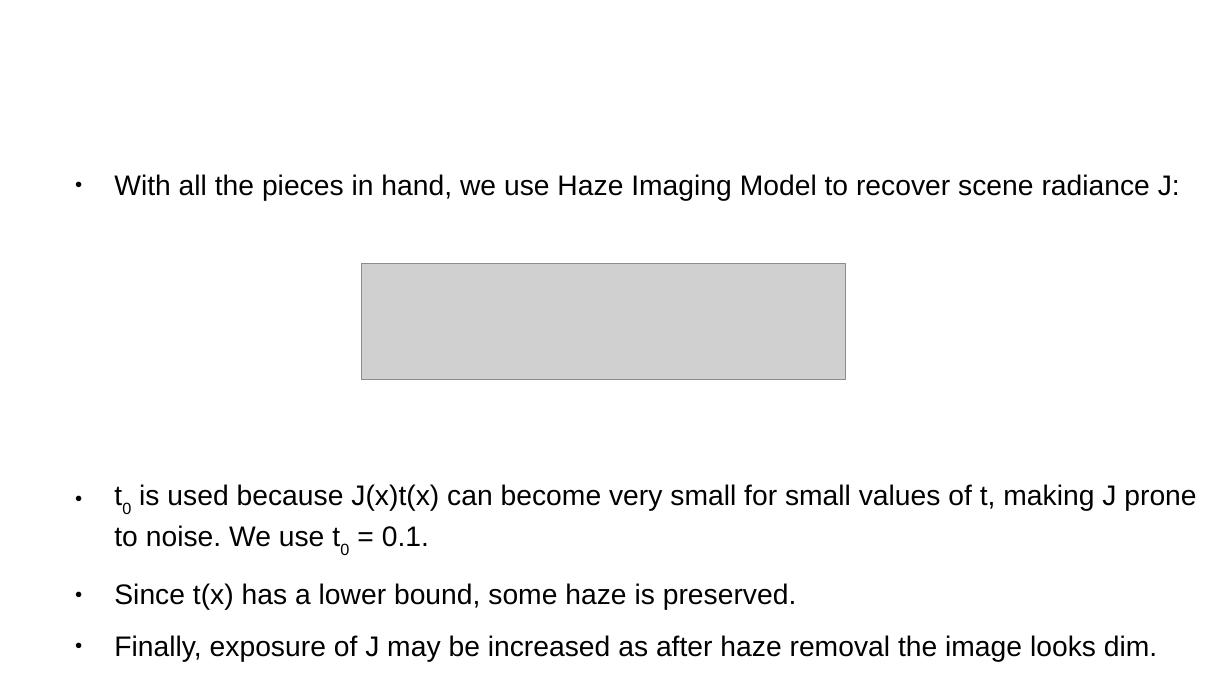
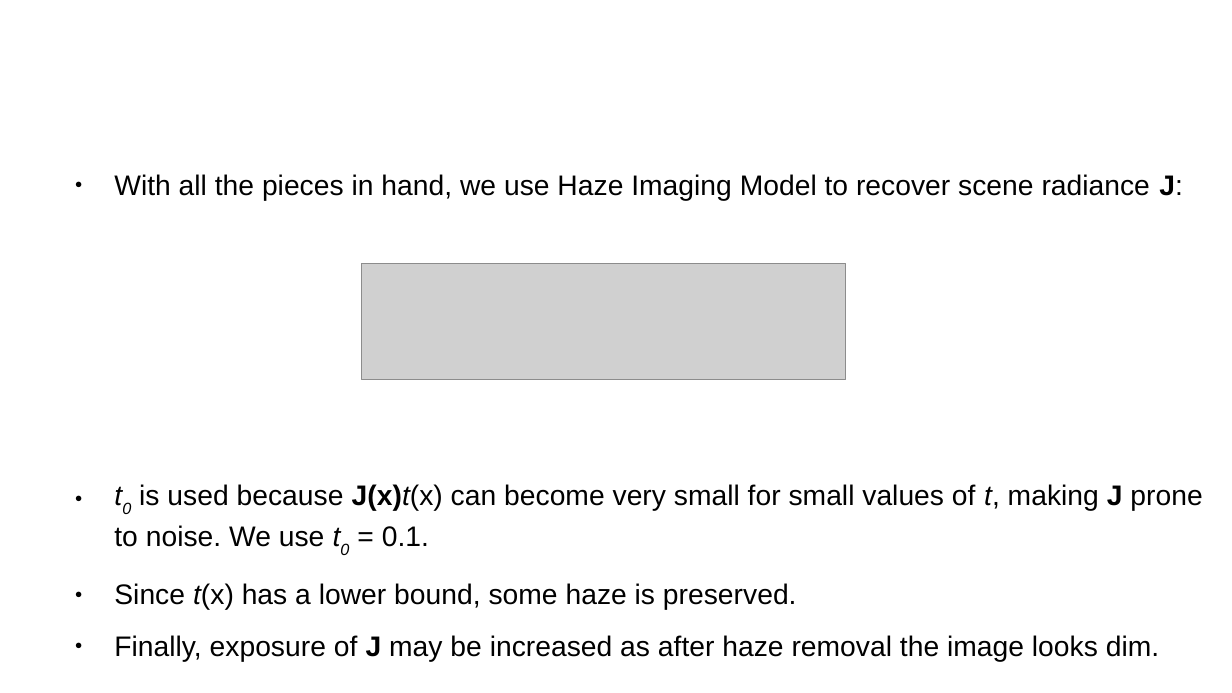
Before and after one commit to divy-kala/Single-Image-Haze-Removal-Using-Dark-Channel-Prior, a slide deck: slide 16 of singleimage.odp. Drawn at 1232x693 pixels with LibreOffice and Linux fonts; fonts in the diff are those of the drawing; grey boxes stand for pictures; background and template pictures are left out. Boxes give left, top, right and bottom in pixels: in the first picture for what was removed or moved away, otherwise in the second. Text is boxed around its words. In the diff, an @@ line names an element or a change of style, - is before the commit and + after.

```diff
--- a/singleimage.odp
+++ b/singleimage.odp
@@ text "With all the pieces in ..." at [114, 174, 1202, 662]: bold on in "J:", "J(x)t(x) J", "J"; italic on in "t0 J(x)t(x) t, t0", "t(x)" @@
```
Also in this commit, not shown: 7 other slides changed, 1 other file.
